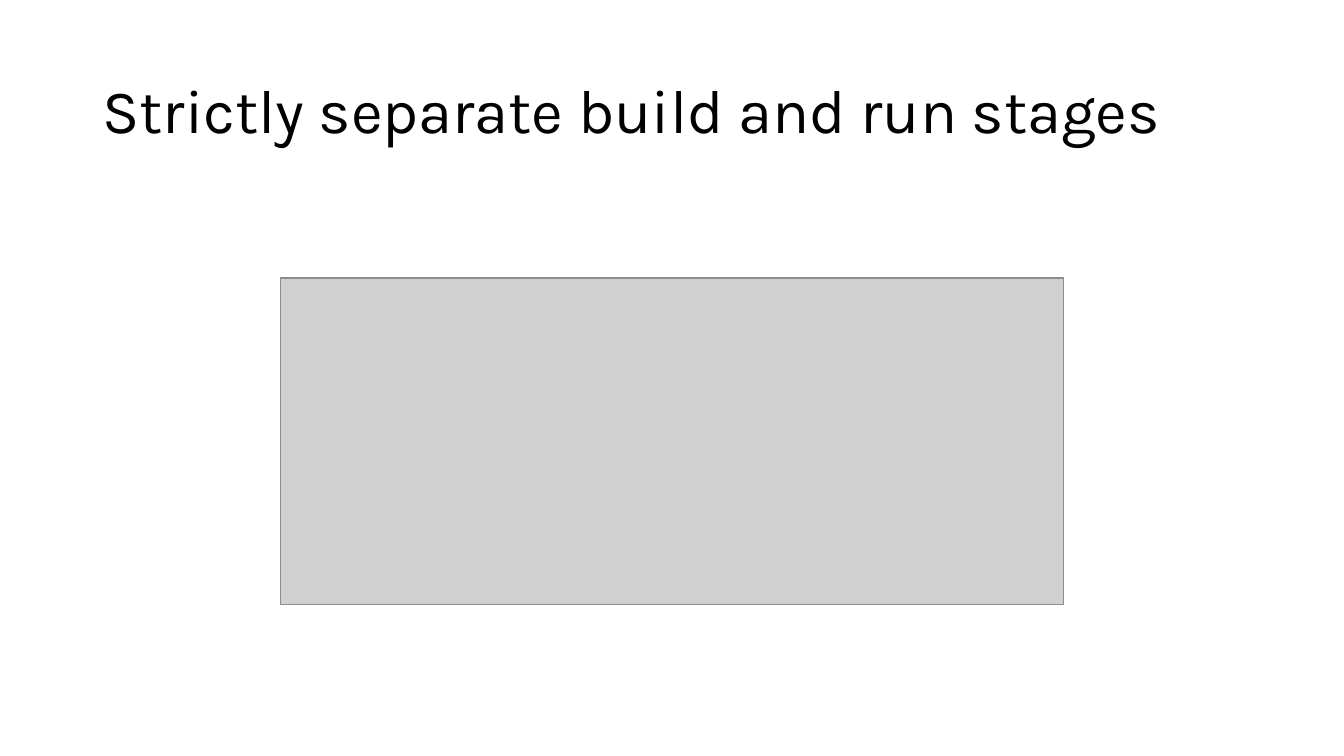
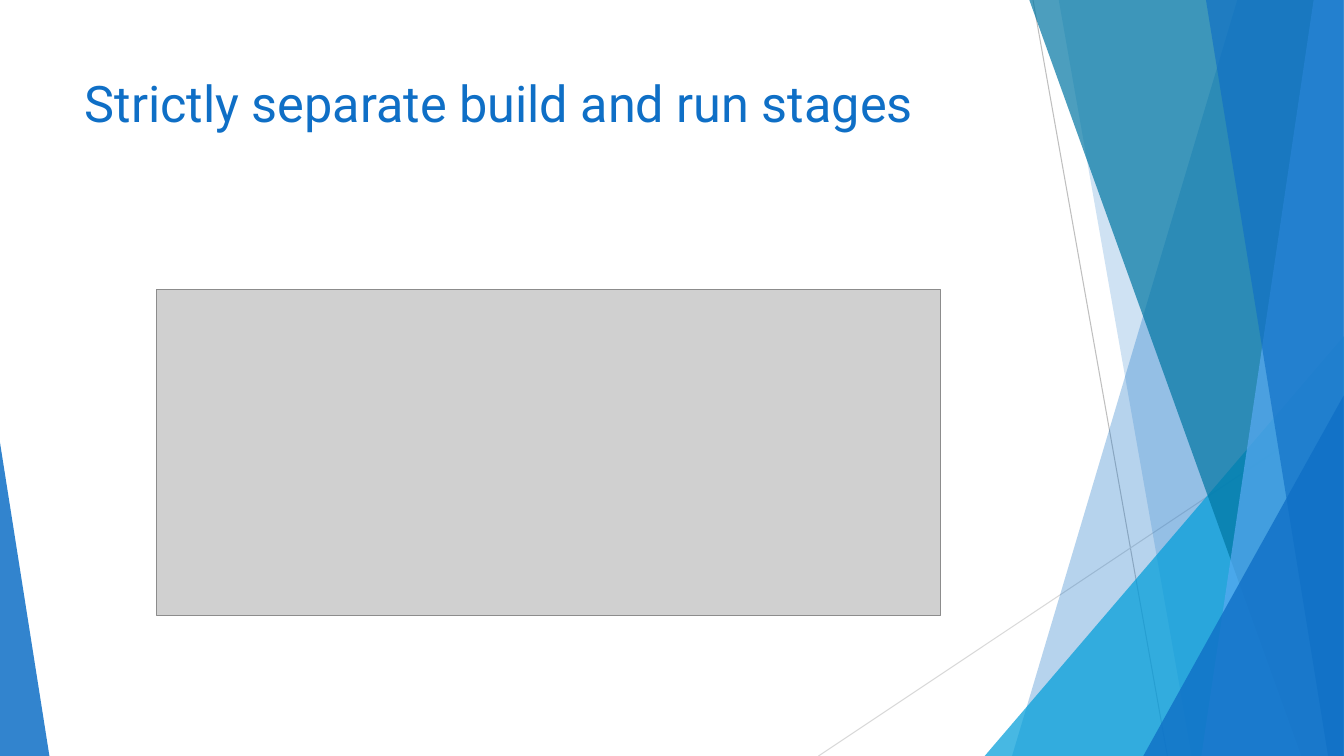
Before and after one commit to ericburcham/cloud-patterns-and-practices, a slide deck: slide 31 of presentation.pptx. Drawn at 1344x756 pixels with LibreOffice and Linux fonts; fonts in the diff are those of the drawing; grey boxes stand for pictures. Boxes give left, top, right and bottom in pixels: in the first picture for what was removed or moved away, otherwise in the second. Text is boxed around its words. In the diff, an @@ line names an element or a change of style, - is before the commit and + after.

Commit message:
style the presentation

```diff
--- a/presentation.pptx
+++ b/presentation.pptx
@@ title "Strictly separate build and run ...": place and size @@
-title "Strictly separate build and run ..." at <box>102,90,1160,148</box>
+title "Strictly separate build and run ..." at <box>85,84,913,133</box>
@@ title "Strictly separate build and run ..." at <box>85,84,913,133</box>: size 44 to 36 pt, font Karla to Roboto, text colour #000000 to #0F6FC6; line spacing 0.9 to 1; vertical alignment middle to top @@
@@ picture: place and size @@
-picture at <box>280,278,1065,605</box>
+picture at <box>156,289,941,616</box>
@@ group added at <box>0,0,1344,756</box>: 5 freeform shapes, 3 triangles, 2 lines @@
```
Also in this commit, not shown: 90 other slides changed.
